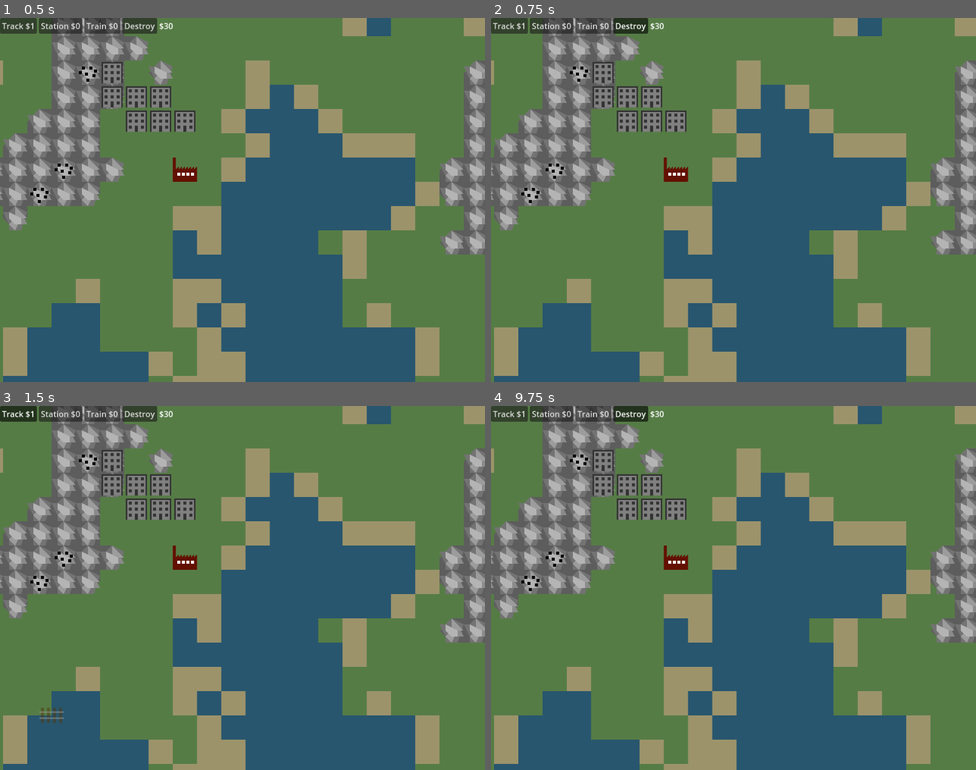
Above: before the commit, frames 1-4 (two rows, left to right).
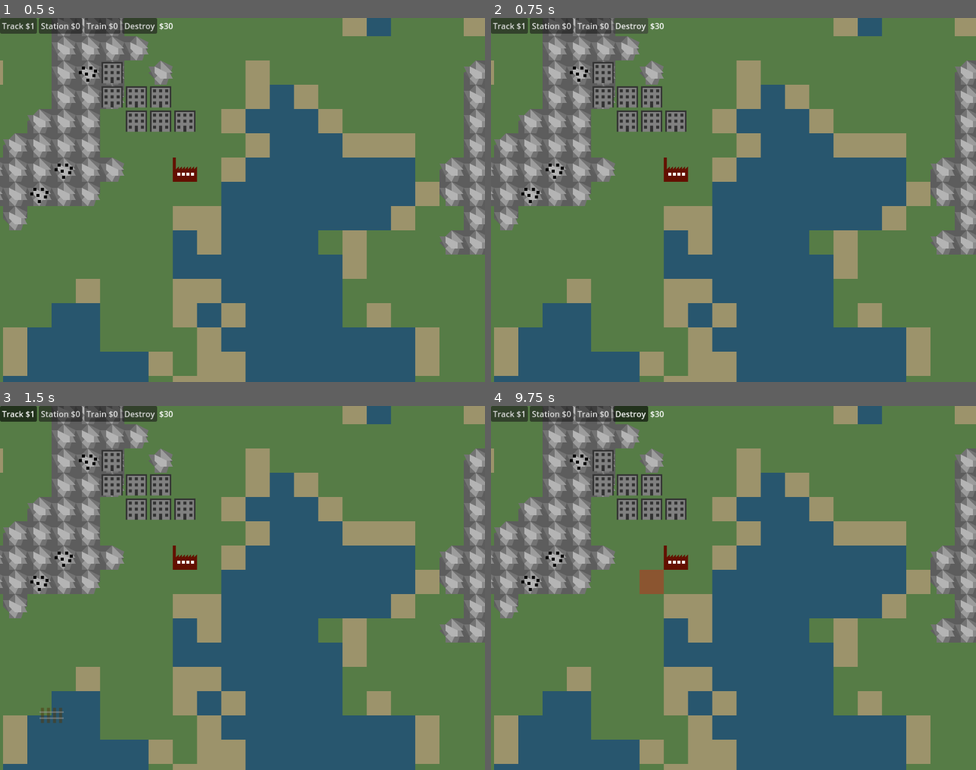
Above: after the commit, the same moments.

Repository: Godsmith/trainfinity3
Game: Godot game, scene res://scenes/overground.tscn
Two runs of this game, one before a commit and one after it. Both use one fixed random seed, a clock stepped at 60 frames per second and the inputs below.
Inputs (mouse positions are in pixels of both pictures, inside the frame that each line leads up to):
- Up to frame 1 (0.5 s): no input
- Up to frame 2 (0.75 s): click "Destroy" at 0.5 s
- Up to frame 3 (1.5 s): click "Track $1" at 1.25 s
- Up to frame 4 (9.75 s): click "Station $0" at 2 s; click "Train $0" at 2.75 s; click "Track $1" at 3.5 s; click "Station $0" at 4.25 s; click "Train $0" at 5 s; click "Destroy" at 5.75 s; click "Track $1" at 6.5 s; click "Station $0" at 7.25 s; click "Train $0" at 8 s; click "Destroy" at 8.75 s; tap Enter at 9.5 s; move the mouse to (651, 580) at 9.52 s; tap 4 at 9.6 s; click (651, 580) at 9.67 s

Frame 1 is identical in both runs. In frame 2, 0.3% of the frame differs, in the area x 25-33%, y 0-5%; in frame 3, nothing differs; in frame 4, 0.3%, in the area x 30-36%, y 45-52%.

Commit message:
Drag to destroy

Diff:
--- /dev/null
+++ b/scenes/destroy_marker.tscn
@@ -0,0 +1,7 @@
+[gd_scene format=3 uid="uid://ngyurpnyljtj"]
+
+[node name="DestroyMarker" type="Polygon2D"]
+modulate = Color(1, 1, 1, 0.313726)
+z_index = -200
+color = Color(1, 0, 0, 1)
+polygon = PackedVector2Array(-8, -8, 8, -8, 8, 8, -8, 8)
--- a/scenes/gui.gd
+++ b/scenes/gui.gd
@@ -2,7 +2,7 @@
 
 class_name Gui
 
-enum State {NONE, TRACK1, TRACK2, STATION, TRAIN1, TRAIN2, LIGHT, DESTROY}
+enum State {NONE, TRACK1, TRACK2, STATION, TRAIN1, TRAIN2, LIGHT, DESTROY1, DESTROY2}
 
 func show_money(money: int):
 	$HBoxContainer/Money.text = "$%s" % money
@@ -25,5 +25,5 @@
 			$HBoxContainer/StationButton.set_pressed_no_signal(true)
 		State.TRAIN1, State.TRAIN2:
 			$HBoxContainer/TrainButton.set_pressed_no_signal(true)
-		State.DESTROY:
+		State.DESTROY2:
 			$HBoxContainer/DestroyButton.set_pressed_no_signal(true)
--- a/scripts/game.gd
+++ b/scripts/game.gd
@@ -9,6 +9,7 @@
 const TRACK = preload("res://scenes/track.tscn")
 const LIGHT = preload("res://scenes/light.tscn")
 const POPUP = preload("res://scenes/popup.tscn")
+const DESTROY_MARKER = preload("res://scenes/destroy_marker.tscn")
 
 @onready var terrain = $Terrain
 @onready var ghost_track = $GhostTrack
@@ -19,10 +20,11 @@
 var gui_state := Gui.State.NONE
 var is_right_mouse_button_held_down := false
 
-var start_track_location := Vector2i()
+var mouse_down_position := Vector2i()
 var ghost_tracks: Array[Track] = []
 var ghost_track_tile_positions: Array[Vector2i] = []
 
+var destroy_markers: Array[Polygon2D] = []
 
 var astar = AStar2D.new()
 var astar_id_from_position: Dictionary[Vector2i, int] = {}
@@ -70,7 +72,6 @@
 	$Timer.connect("timeout", _on_timer_timeout)
 	track_creation_arrow.visible = false
 
-
 func _unhandled_input(event: InputEvent) -> void:
 	var snapped_mouse_position = Vector2i(get_local_mouse_position().snapped(Global.TILE))
 	if event is InputEventMouseButton:
@@ -78,13 +79,17 @@
 			match gui_state:
 				Gui.State.TRACK1:
 					_change_gui_state(Gui.State.TRACK2)
-					start_track_location = snapped_mouse_position
+					mouse_down_position = snapped_mouse_position
 					ghost_track.visible = false
 					track_creation_arrow.position = snapped_mouse_position
 					track_creation_arrow.visible = true
 				Gui.State.TRACK2:
-					if snapped_mouse_position == start_track_location:
+					if snapped_mouse_position == mouse_down_position:
 						_change_gui_state(Gui.State.TRACK1)
+				Gui.State.DESTROY1:
+					mouse_down_position = snapped_mouse_position
+					_show_destroy_markers(snapped_mouse_position)
+					_change_gui_state(Gui.State.DESTROY2)
 		elif event.button_index == MOUSE_BUTTON_RIGHT:
 			is_right_mouse_button_held_down = event.is_pressed()
 		elif event.button_index == MOUSE_BUTTON_WHEEL_UP and not event.is_echo():
@@ -95,7 +100,7 @@
 	if event is InputEventMouseButton and event.is_released() and event.button_index == MOUSE_BUTTON_LEFT:
 		match gui_state:
 			Gui.State.TRACK2:
-				if snapped_mouse_position != start_track_location:
+				if snapped_mouse_position != mouse_down_position:
 					_try_create_tracks()
 					ghost_track.visible = true
 					_change_gui_state(Gui.State.TRACK1)
@@ -103,6 +108,10 @@
 				_try_create_station(snapped_mouse_position)
 			Gui.State.LIGHT:
 				_create_light(snapped_mouse_position)
+			Gui.State.DESTROY2:
+				_destroy_under_destroy_markers()
+				_hide_destroy_markers()
+				_change_gui_state(Gui.State.DESTROY1)
 
 	elif event is InputEventMouseMotion:
 		ghost_track.position = snapped_mouse_position
@@ -110,13 +119,14 @@
 		ghost_light.position = snapped_mouse_position
 
 		if gui_state == Gui.State.TRACK2:
-			var new_ghost_track_tile_positions = _positions_between(start_track_location, snapped_mouse_position)
+			var new_ghost_track_tile_positions = _positions_between(mouse_down_position, snapped_mouse_position)
 			track_creation_arrow.visible = (len(new_ghost_track_tile_positions) == 1)
 			if new_ghost_track_tile_positions != ghost_track_tile_positions:
 				_show_ghost_track(new_ghost_track_tile_positions)
-
 		if gui_state == Gui.State.STATION:
 			ghost_station.set_color(true, _is_legal_station_position(snapped_mouse_position))
+		if gui_state == Gui.State.DESTROY2:
+			_show_destroy_markers(snapped_mouse_position)
 		if is_right_mouse_button_held_down:
 			camera.position -= event.get_relative() / camera.zoom.x
 
@@ -130,7 +140,7 @@
 			KEY_3:
 				_change_gui_state(Gui.State.TRAIN1)
 			KEY_4:
-				_change_gui_state(Gui.State.DESTROY)
+				_change_gui_state(Gui.State.DESTROY1)
 
 
 	if OS.is_debug_build() and event is InputEventKey and event.is_pressed() and event.keycode == KEY_X:
@@ -183,7 +193,6 @@
 		else:
 			track_set.add(track)
 			track.set_color(false, true)
-			track.track_clicked.connect(_track_clicked)
 	var ids = []
 	for ghost_track_position in ghost_track_tile_positions:
 		_add_position_to_astar(ghost_track_position)
@@ -200,12 +209,17 @@
 		astar_id_from_position[new_position] = id
 		astar.add_point(id, new_position)
 
-func _track_clicked(track: Track):
-	if gui_state == Gui.State.DESTROY:
-		astar.disconnect_points(astar_id_from_position[track.pos1], astar_id_from_position[track.pos2])
-		track_set.erase(track)
-		bank.destroy(Global.Asset.TRACK)
-		platform_set.destroy_and_recreate_platforms_orthogonally_linked_to([track.pos1, track.pos2], _real_stations(), _create_platform)
+func _destroy_track(positions: Array[Vector2i]):
+	var track_positions: Dictionary[Vector2i, int] = {}
+	for pos in positions:
+		for track in track_set.tracks_at_position(pos):
+			astar.disconnect_points(astar_id_from_position[track.pos1], astar_id_from_position[track.pos2])
+			track_set.erase(track)
+			bank.destroy(Global.Asset.TRACK)
+			track_positions[track.pos1] = 0
+			track_positions[track.pos2] = 0
+	# Might not work, since we have already removed the tracks?
+	platform_set.destroy_and_recreate_platforms_orthogonally_linked_to(track_positions.keys(), _real_stations(), _create_platform)
 ##################################################################
 
 func _on_trackbutton_toggled(toggled_on: bool) -> void:
@@ -226,7 +240,7 @@
 
 func _on_destroybutton_toggled(toggled_on: bool) -> void:
 	if toggled_on:
-		_change_gui_state(Gui.State.DESTROY)
+		_change_gui_state(Gui.State.DESTROY1)
 
 
 func _change_gui_state(new_state: Gui.State):
@@ -275,20 +289,20 @@
 		return
 	var station = STATION.instantiate()
 	station.position = station_position
-	station.station_clicked.connect(_station_clicked)
 	add_child(station)
 	bank.buy(Global.Asset.STATION)
 	platform_set.create_platforms([station], _create_platform)
 
-func _station_clicked(station: Station):
-	if gui_state == Gui.State.DESTROY:
-		for adjacent_position in Global.orthogonally_adjacent(station.position):
-			if not track_set.has_rail(adjacent_position):
-				continue
-			platform_set.destroy_and_recreate_platforms_orthogonally_linked_to(
-				[adjacent_position], _real_stations(station), _create_platform)
-		station.queue_free()
-		bank.destroy(Global.Asset.STATION)
+func _destroy_stations(positions: Array[Vector2i]):
+	for station in _real_stations():
+		if Vector2i(station.position) in positions:
+			for adjacent_position in Global.orthogonally_adjacent(station.position):
+				if not track_set.has_track(adjacent_position):
+					continue
+				platform_set.destroy_and_recreate_platforms_orthogonally_linked_to(
+					[adjacent_position], _real_stations(station), _create_platform)
+			station.queue_free()
+			bank.destroy(Global.Asset.STATION)
 
 func _platform_clicked(platform: Platform):
 	if gui_state == Gui.State.TRAIN1:
@@ -339,7 +353,8 @@
 	add_child(light)
 
 func _light_clicked(light: Light):
-	if gui_state == Gui.State.DESTROY:
+	# TODO: this does not work anymore
+	if gui_state == Gui.State.DESTROY1:
 		light.queue_free()
 
 
@@ -378,3 +393,30 @@
 func _create_platform(platform: Platform):
 	platform.platform_clicked.connect(_platform_clicked)
 	add_child(platform)
+
+######################################################################
+
+func _show_destroy_markers(pos):
+	_hide_destroy_markers()
+	var xs = [mouse_down_position.x, pos.x]
+	var ys = [mouse_down_position.y, pos.y]
+	xs.sort()
+	ys.sort()
+	for x in range(xs[0], xs[1] + 1, Global.TILE_SIZE):
+		for y in range(ys[0], ys[1] + 1, Global.TILE_SIZE):
+			var marker = DESTROY_MARKER.instantiate()
+			marker.position = Vector2i(x, y)
+			add_child(marker)
+			destroy_markers.append(marker)
+
+func _hide_destroy_markers():
+	for marker in destroy_markers:
+		marker.queue_free()
+	destroy_markers.clear()
+
+func _destroy_under_destroy_markers():
+	var positions: Array[Vector2i] = []
+	for marker in destroy_markers:
+		positions.append(Vector2i(marker.position))
+	_destroy_track(positions)
+	_destroy_stations(positions)
--- a/scripts/track_set.gd
+++ b/scripts/track_set.gd
@@ -23,9 +23,7 @@
 	return _tracks.values()
 
 func get_track_count(position: Vector2i) -> int:
-	if not position in _tracks_from_position:
-		_tracks_from_position[position] = []
-	return len(_tracks_from_position[position])
+	return len(tracks_at_position(position))
 
 func positions_with_track() -> Array[Vector2i]:
 	return _tracks_from_position.keys()
@@ -36,8 +34,13 @@
 		positions.append(track.other_position(position))
 	return positions
 
-func has_rail(position: Vector2i) -> bool:
+func has_track(position: Vector2i) -> bool:
 	return get_track_count(position) > 0
+
+func tracks_at_position(position: Vector2i) -> Array:
+	if not position in _tracks_from_position:
+		_tracks_from_position[position] = []
+	return _tracks_from_position[position]
 
 func erase(track: Track):
 	_tracks.erase(track.position_rotation())
Not shown, changed: README.md
